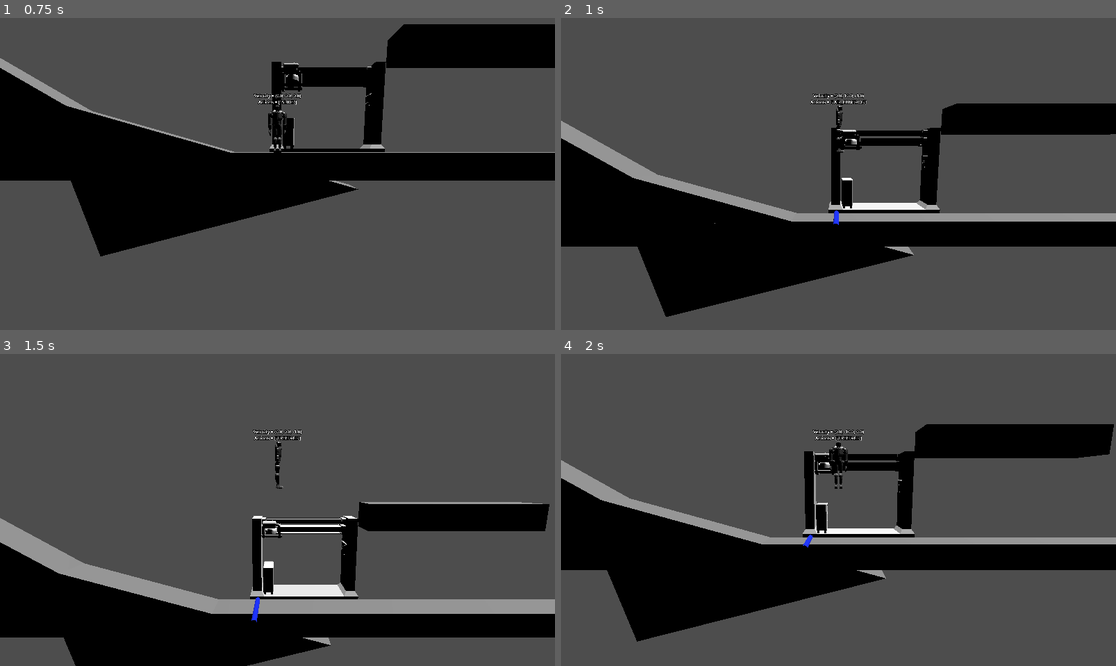
Above: before the commit, frames 1-4 (two rows, left to right).
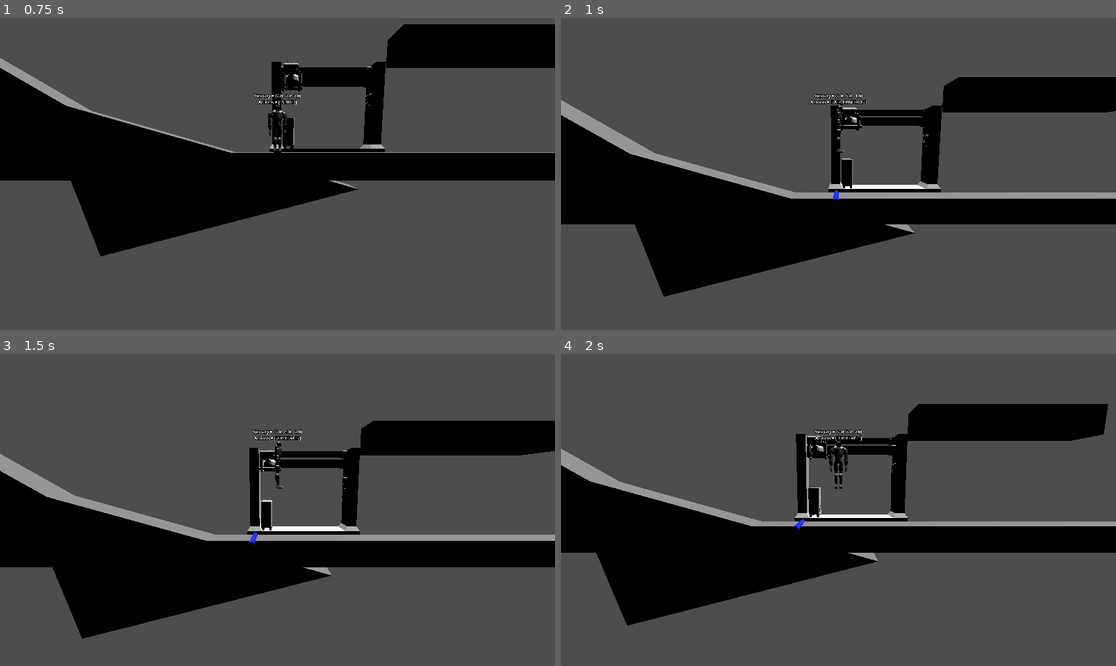
Above: after the commit, the same moments.

Repository: ZimneMienso/Meh
Game: Godot game, scene res://level.tscn
The game is run twice, just before and just after one commit, with the same random seed, the same clock (stepped at 60 frames per second) and the same inputs.
Inputs (mouse positions are in pixels of both pictures, inside the frame that each line leads up to):
- Up to frame 1 (0.75 s): tap Enter at 0.5 s; move the mouse to (399, 158) at 0.52 s; hold D (Move Right) from 0.53 s (still down); hold Ctrl (Slide) from 0.53 s (still down)
- Up to frame 2 (1 s): keep holding D (Move Right); keep holding Ctrl (Slide); tap Space (Jump) at 0.77, 0.8 s
- Up to frame 3 (1.5 s): tap Space (Jump) at 1.07, 1.35 s; move the mouse to (166, 525) at 1.27 s; release D (Move Right) at 1.28 s; release Ctrl (Slide) at 1.28 s; hold S (Move Down) from 1.28 s (still down)
- Up to frame 4 (2 s): keep holding S (Move Down); tap Space (Jump) at 1.52, 1.82 s; tap Ctrl (Slide) at 1.55 s

Frame 1 is identical in both runs. In frame 2, 24% of the frame differs, in the area x 0-100%, y 18-96%; in frame 3, 43%, in the area x 0-100%, y 21-100%; in frame 4, 20%.

Commit message:
Equipment system: Attribute handling 1

Diff:
--- /dev/null
+++ b/Resources/Equipment/Flesh.tres
@@ -0,0 +1,80 @@
+[gd_resource type="Resource" script_class="Equipment" load_steps=13 format=3 uid="uid://mr00fxy7d4p4"]
+
+[ext_resource type="Script" uid="uid://cao24bdyja8u6" path="res://Scripts/classes/Equipment/AttributeModifier.gd" id="1_xoeev"]
+[ext_resource type="Script" uid="uid://bc53rwwxka3us" path="res://Scripts/classes/Equipment/Equipment.gd" id="2_asqv3"]
+
+[sub_resource type="Resource" id="Resource_q33u6"]
+script = ExtResource("1_xoeev")
+attribute_type = 0
+bonus_type = 0
+value = 7.0
+metadata/_custom_type_script = "uid://cao24bdyja8u6"
+
+[sub_resource type="Resource" id="Resource_r2eff"]
+script = ExtResource("1_xoeev")
+attribute_type = 1
+bonus_type = 0
+value = 100.0
+metadata/_custom_type_script = "uid://cao24bdyja8u6"
+
+[sub_resource type="Resource" id="Resource_shf82"]
+script = ExtResource("1_xoeev")
+attribute_type = 2
+bonus_type = 0
+value = 300.0
+metadata/_custom_type_script = "uid://cao24bdyja8u6"
+
+[sub_resource type="Resource" id="Resource_jtkk0"]
+script = ExtResource("1_xoeev")
+attribute_type = 3
+bonus_type = 0
+value = 10.0
+metadata/_custom_type_script = "uid://cao24bdyja8u6"
+
+[sub_resource type="Resource" id="Resource_xrwok"]
+script = ExtResource("1_xoeev")
+attribute_type = 4
+bonus_type = 0
+value = 10.0
+metadata/_custom_type_script = "uid://cao24bdyja8u6"
+
+[sub_resource type="Resource" id="Resource_a6onj"]
+script = ExtResource("1_xoeev")
+attribute_type = 5
+bonus_type = 0
+value = 4.0
+metadata/_custom_type_script = "uid://cao24bdyja8u6"
+
+[sub_resource type="Resource" id="Resource_iucrw"]
+script = ExtResource("1_xoeev")
+attribute_type = 6
+bonus_type = 0
+value = 7.0
+metadata/_custom_type_script = "uid://cao24bdyja8u6"
+
+[sub_resource type="Resource" id="Resource_one5m"]
+script = ExtResource("1_xoeev")
+attribute_type = 7
+bonus_type = 0
+value = 0.1
+metadata/_custom_type_script = "uid://cao24bdyja8u6"
+
+[sub_resource type="Resource" id="Resource_occse"]
+script = ExtResource("1_xoeev")
+attribute_type = 8
+bonus_type = 0
+value = 0.5
+metadata/_custom_type_script = "uid://cao24bdyja8u6"
+
+[sub_resource type="Resource" id="Resource_6sx4u"]
+script = ExtResource("1_xoeev")
+attribute_type = 9
+bonus_type = 0
+value = 0.5
+metadata/_custom_type_script = "uid://cao24bdyja8u6"
+
+[resource]
+script = ExtResource("2_asqv3")
+attribute_modifiers = Array[ExtResource("1_xoeev")]([SubResource("Resource_q33u6"), SubResource("Resource_r2eff"), SubResource("Resource_shf82"), SubResource("Resource_jtkk0"), SubResource("Resource_xrwok"), SubResource("Resource_a6onj"), SubResource("Resource_iucrw"), SubResource("Resource_one5m"), SubResource("Resource_occse"), SubResource("Resource_6sx4u")])
+ability_component = []
+metadata/_custom_type_script = "uid://bc53rwwxka3us"
--- a/Scripts/Equipment.gd
+++ /dev/null
@@ -1,6 +0,0 @@
-extends Resource
-class_name Equipment
-
-@export var id: int
-@export var icon: Texture2D
-@export var stats: Array
--- /dev/null
+++ b/Scripts/classes/Equipment/Attribute.gd
@@ -0,0 +1,43 @@
+extends Resource
+class_name Attribute
+
+
+enum TYPE {
+	RUN_MAX_SPEED,
+	RUN_ACCELERATION,
+	GROUND_STOP_FRICTION,
+	JUMP_IMPULSE,
+	MAX_JUMP_VELOCITY,
+	AIR_ACCELERATION,
+	AIR_CONTROL_MAX_VELOCITY,
+	AIR_FRICTION,
+	CONSTANT_SLIDE_FRICTION,
+	FORCE_SLIDE_SLOPE_ANGLE,
+	GRAPPLING_HOOK_RANGE,
+	GRAPPLING_HOOK_SPEED
+}
+
+var value: float = 0
+var attribute_modifiers: Array[AttributeModifier]
+
+func calculate_value():
+	var add: float = 0
+	var multiply: float = 0
+
+
+	for attribute_modifier in attribute_modifiers:
+		match attribute_modifier.bonus_type:
+			attribute_modifier.TYPE.ADD:
+				add += attribute_modifier.value
+			attribute_modifier.TYPE.MULTIPLIER:
+				multiply += attribute_modifier.value
+
+	value = (add * (1 + multiply))
+
+func add_modifier(modifier: AttributeModifier):
+	attribute_modifiers.append(modifier)
+	calculate_value()
+
+func remove_modifier(modifier: AttributeModifier):
+	attribute_modifiers.erase(modifier)
+	calculate_value()
--- /dev/null
+++ b/Scripts/classes/Equipment/AttributeF.gd
@@ -0,0 +1,23 @@
+extends AttributeOld
+class_name AttributeF
+
+enum TYPE {
+	RUN_MAX_SPEED,
+	RUN_ACCELERATION,
+	GROUND_STOP_FRICTION,
+	JUMP_IMPULSE,
+	MAX_JUMP_VELOCITY,
+	AIR_ACCELERATION,
+	AIR_CONTROL_MAX_VELOCITY,
+	AIR_FRICTION,
+	CONSTANT_SLIDE_FRICTION,
+	FORCE_SLIDE_SLOPE_ANGLE,
+	GRAPPLING_HOOK_RANGE,
+	GRAPPLING_HOOK_SPEED
+}
+
+@export var type: TYPE
+@export var value: float
+
+func get_value() -> float:
+	return value
--- /dev/null
+++ b/Scripts/classes/Equipment/AttributeI.gd
@@ -0,0 +1,12 @@
+extends AttributeOld
+class_name AttributeI
+
+enum TYPE {
+	ABILITY
+}
+
+@export var type: TYPE
+@export var value: int = 1
+
+func get_value() -> int:
+	return value
--- /dev/null
+++ b/Scripts/classes/Equipment/AttributeModifier.gd
@@ -0,0 +1,12 @@
+extends Resource
+class_name AttributeModifier
+
+enum TYPE {
+ ADD,
+ MULTIPLIER
+}
+
+
+@export var attribute_type: Attribute.TYPE
+@export var bonus_type: TYPE
+@export var value: float = 0
--- /dev/null
+++ b/Scripts/classes/Equipment/AttributeOld.gd
@@ -0,0 +1,7 @@
+extends Resource
+class_name AttributeOld
+
+var modifier_type
+
+func get_value():
+	pass
--- /dev/null
+++ b/Scripts/classes/Equipment/Equipment.gd
@@ -0,0 +1,6 @@
+extends Resource
+class_name Equipment
+
+@export var icon: Texture2D
+@export var attribute_modifiers: Array[AttributeModifier]
+@export var ability_component: Array
--- a/Scripts/PlayerCharacter.gd
+++ b/Scripts/classes/PlayerCharacter.gd
@@ -3,26 +3,49 @@
 
 @onready var anim_player: AnimationPlayer = $CharacterPlaceholder/AnimationPlayer
 
-@export_category("Grounded Movement")
-@export_range(0, 30, 0.1, "or_greater") var run_max_speed: float = 7
-@export_range(0, 500, 0.1, "or_greater") var run_acceleration: float = 100
-@export_range(0, 500, 0.1, "or_greater") var ground_stop_friction: float = 300
-@export_category("Jump")
-@export_range(0, 100, 0.1, "or_greater") var jump_impulse: float = 10
-@export_range(0, 100, 0.1, "or_greater") var max_jump_velocity: float = 10
-@export_category("Air Control")
-@export_range(0, 30, 0.1, "or_greater") var air_acceleration: float = 4
-@export_range(0, 30, 0.1, "or_greater") var air_control_max_velocity: float = 7
-@export_range(0, 5, 0.1, "or_greater") var air_friction: float = 0.1
-@export_category("Slide")
+## Run
+var run_max_speed: float:
+	get():
+		return attributes[Attribute.TYPE.RUN_MAX_SPEED].value
+var run_acceleration: float:
+	get():
+		return attributes[Attribute.TYPE.RUN_ACCELERATION].value
+var ground_stop_friction: float:
+	get():
+		return attributes[Attribute.TYPE.GROUND_STOP_FRICTION].value
+## Jump
+var jump_impulse: float:
+	get():
+		return attributes[Attribute.TYPE.JUMP_IMPULSE].value
+var max_jump_velocity: float:
+	get():
+		return attributes[Attribute.TYPE.MAX_JUMP_VELOCITY].value
+## Air Control
+var air_acceleration: float:
+	get():
+		return attributes[Attribute.TYPE.AIR_ACCELERATION].value
+var air_control_max_velocity: float:
+	get():
+		return attributes[Attribute.TYPE.AIR_CONTROL_MAX_VELOCITY].value
+var air_friction: float:
+	get():
+		return attributes[Attribute.TYPE.AIR_FRICTION].value
+## Slide
 ## Applied to the sliding character at all times
-@export_range(0, 5, 0.1, "or_greater") var constant_slide_friction: float = 0.5
+var constant_slide_friction: float:
+	get():
+		return attributes[Attribute.TYPE.CONSTANT_SLIDE_FRICTION].value
 ## Slope angle above which the character is forced into slide
-@export_range(0, 90, 1, "radians_as_degrees") var force_slide_slope_angle: float = 0.5
-@export_category("Grappling Hook")
-@export_range(0, 100, 0.1, "or_greater") var grappling_hook_range: float = 20
-@export_range(0, 100, 0.1, "or_greater") var grappling_hook_speed: float = 20
-@export_category("Other")
+var force_slide_slope_angle: float:
+	get():
+		return attributes[Attribute.TYPE.FORCE_SLIDE_SLOPE_ANGLE].value
+## Grappling Hook
+var grappling_hook_range: float = 20:
+	get():
+		return attributes[Attribute.TYPE.GRAPPLING_HOOK_RANGE].value
+var grappling_hook_speed: float = 20:
+	get():
+		return attributes[Attribute.TYPE.GRAPPLING_HOOK_SPEED].value
 
 
 enum CHAR_ACTIONS {
@@ -36,6 +59,8 @@
 	GRAPPLING_HOOK
 }
 
+var attributes: Array[Attribute]
+
 const anim_name_idle: String = "Armature|Idle"
 const anim_name_run: String = "Armature|Run"
 
@@ -44,6 +69,13 @@
 
 func _ready() -> void:
 	CAMERAMAN.tracking = self
+
+	## Create an attribute for each possible type of attribute
+	## They are accessed by their index using TYPE enum in Attribute class
+	for i in Attribute.TYPE.size():
+		attributes.append(Attribute.new())
+
+	equip(preload("res://Resources/Equipment/Flesh.tres"))
 
 
 func _physics_process(delta: float) -> void:
@@ -60,6 +92,30 @@
 
 func align_rotation_with_velocity():
 	rotation.y = deg_to_rad(-sign(velocity.z) * 90 + 90)
+
+
+#region Equipment and Attributes
+
+
+func equip(equipment: Equipment):
+	## Apply all attribute modifiers from the equipment
+	for attribute_modifier in equipment.attribute_modifiers:
+		## Pick the attribute whith index matching the modifiers' enum,
+		## and add the modifier to it.
+		attributes[attribute_modifier.attribute_type].add_modifier(attribute_modifier)
+
+	## TODO Enable all abilities from the equipment
+
+
+func unequip(equipment: Equipment):
+	for attribute_modifier in equipment.attribute_modifiers:
+		## Analogous to the equip function
+		attributes[attribute_modifier.attribute_type].remove_modifier(attribute_modifier)
+
+
+
+
+#endregion Equipment and Attributes
 
 #region Character Actions
 
--- a/level.tscn
+++ b/level.tscn
@@ -1,7 +1,7 @@
 [gd_scene load_steps=38 format=3 uid="uid://bsvnhuwivwpc7"]
 
 [ext_resource type="PackedScene" uid="uid://ct86fo0jnrlo6" path="res://Assets/Import/CharacterPlaceholder.fbx" id="1_vonw3"]
-[ext_resource type="Script" uid="uid://di7ogynbux1la" path="res://Scripts/PlayerCharacter.gd" id="2_oi3di"]
+[ext_resource type="Script" uid="uid://di7ogynbux1la" path="res://Scripts/classes/PlayerCharacter.gd" id="2_oi3di"]
 [ext_resource type="PackedScene" uid="uid://b3usd5ssxc6b1" path="res://Scenes/Components/equipment_gantry.tscn" id="3_oi3di"]
 [ext_resource type="Texture2D" uid="uid://4c7lfbxamsv5" path="res://Assets/Icons/Placeholder Icon.png" id="4_0b4ue"]
 
@@ -146,11 +146,6 @@
 collision_layer = 2
 floor_snap_length = 0.3
 script = ExtResource("2_oi3di")
-jump_impulse = 14.0
-air_friction = 3.0
-constant_slide_friction = 3.0
-grappling_hook_range = 10.0
-grappling_hook_speed = 30.0
 
 [node name="CollisionShape3D" type="CollisionShape3D" parent="CharacterBody3D"]
 transform = Transform3D(1, 0, 0, 0, 1, 0, 0, 0, 1, 0, 0.856841, 0)
--- /dev/null
+++ b/test_equipment.tres
@@ -0,0 +1,24 @@
+[gd_resource type="Resource" script_class="Equipment" load_steps=5 format=3 uid="uid://22n2iod67m84"]
+
+[ext_resource type="Script" uid="uid://cao24bdyja8u6" path="res://Scripts/classes/Equipment/AttributeModifier.gd" id="1_dkkq3"]
+[ext_resource type="Script" uid="uid://bc53rwwxka3us" path="res://Scripts/classes/Equipment/Equipment.gd" id="2_4kf4n"]
+
+[sub_resource type="Resource" id="Resource_dkkq3"]
+script = ExtResource("1_dkkq3")
+attribute_type = 0
+bonus_type = 0
+value = 0.0
+metadata/_custom_type_script = "uid://cao24bdyja8u6"
+
+[sub_resource type="Resource" id="Resource_4kf4n"]
+script = ExtResource("1_dkkq3")
+attribute_type = 3
+bonus_type = 0
+value = 5.0
+metadata/_custom_type_script = "uid://cao24bdyja8u6"
+
+[resource]
+script = ExtResource("2_4kf4n")
+attribute_modifiers = Array[ExtResource("1_dkkq3")]([SubResource("Resource_dkkq3"), SubResource("Resource_4kf4n")])
+ability_component = []
+metadata/_custom_type_script = "uid://bc53rwwxka3us"
Not shown, added: Scripts/classes/Equipment/Attribute.gd.uid
Not shown, added: Scripts/classes/Equipment/AttributeF.gd.uid
Not shown, added: Scripts/classes/Equipment/AttributeI.gd.uid
Not shown, added: Scripts/classes/Equipment/AttributeModifier.gd.uid
Not shown, added: Scripts/classes/Equipment/AttributeOld.gd.uid
Renamed: Scripts/Equipment.gd.uid -> Scripts/classes/Equipment/Equipment.gd.uid
Renamed: Scripts/PlayerCharacter.gd.uid -> Scripts/classes/PlayerCharacter.gd.uid
